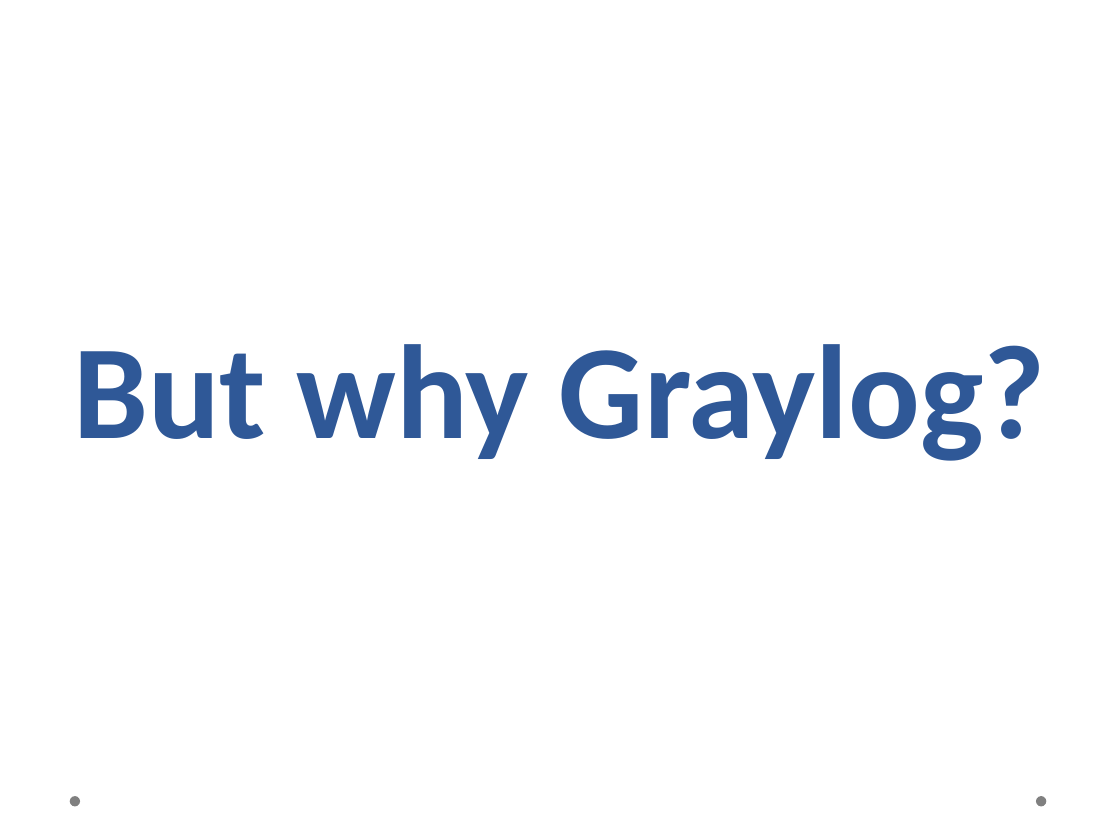
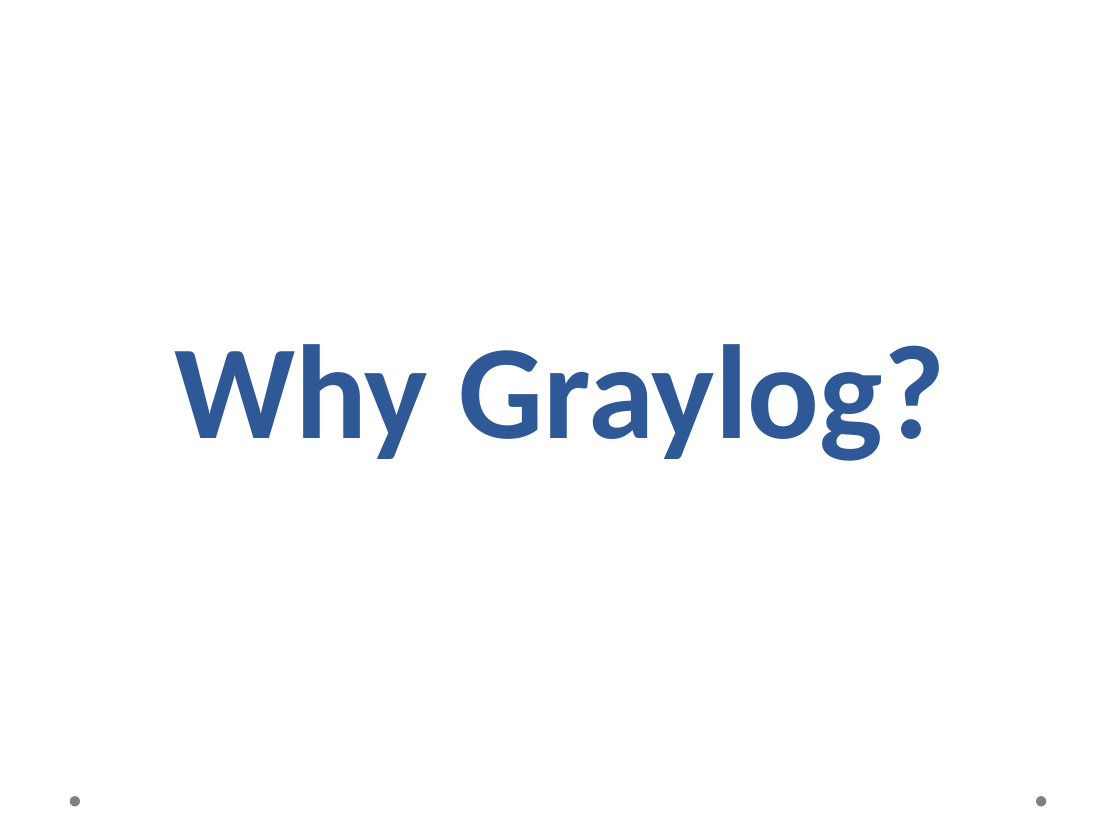
Before and after one commit to rohit01/rohit01.github.io, a slide deck: slide 4 of res/talks/logging-at-scale-using-graylog-billion-messages-100k-req-sec/logging-at-scale.pptx (slide 5 before the commit). Drawn at 1120x840 pixels with LibreOffice and Linux fonts; fonts in the diff are those of the drawing; background and template pictures are left out. Boxes give left, top, right and bottom in pixels: in the first picture for what was removed or moved away, otherwise in the second. Text is boxed around its words. In the diff, an @@ line names an element or a change of style, - is before the commit and + after.

```diff
--- a/res/talks/logging-at-scale-using-graylog-billion-messages-100k-req-sec/logging-at-scale.pptx
+++ b/res/talks/logging-at-scale-using-graylog-billion-messages-100k-req-sec/logging-at-scale.pptx
@@ title at (x1=174, y1=344, x2=945, y2=461): text changed @@
-But why Graylog?
+Why Graylog?
```
Also in this commit, not shown: 10 other slides changed, 2 slides removed, 1 other file.
